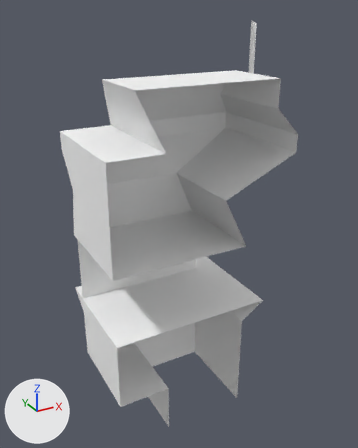
What one commit did to the FBX model GAME/Assets/ImportedAssets/Foreground/Single Models/B_1A.fbx.
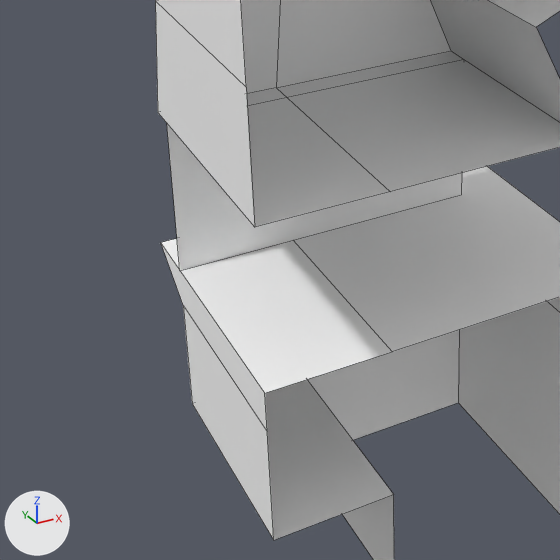
Each version is shown whole from a 50 mm lens placed at (-0.809, -1.589, 1.146), pointed at (0.108, 0.078, 0.312), then close up on the part from 3% to 66% of the width and 42% to 93% of the height. Lighting does not change. The marker at lower left points along +X, +Y and +Z. The close-ups show mesh edges as thin lines. Where no turn or scale is listed for an object, it has been applied to the vertices.

Objects in the first close-up: 'B_1A'.
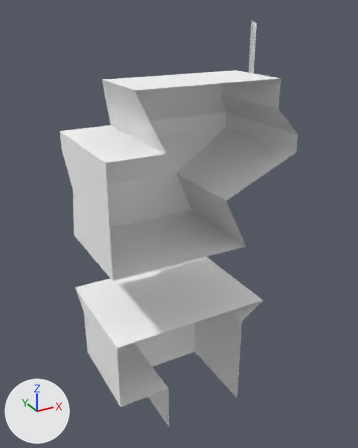
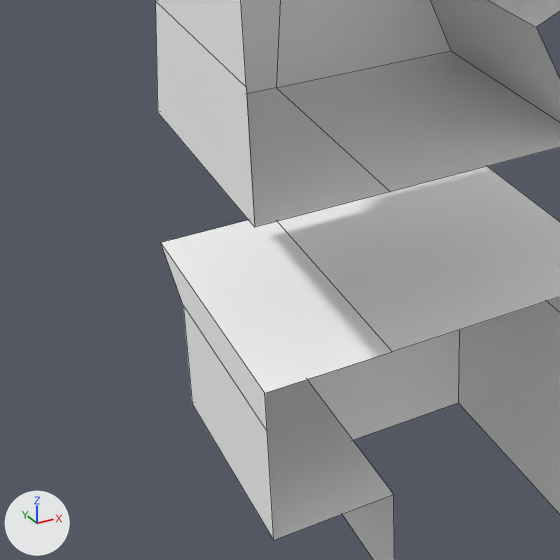
Patch to the scene script:
```diff
--- a/GAME/Assets/ImportedAssets/Foreground/Single Models/B_1A.fbx.py
+++ b/GAME/Assets/ImportedAssets/Foreground/Single Models/B_1A.fbx.py
@@ me_mesh @@
 me_mesh.from_pydata(...)  # 72 vertices, 47 faces; spans x -0.29..0.53, y -0.18..0.31, z -0.49..1.09
 # used by ob_b_1a; location = (0.0, 0.0, 0.0)
+# me_mesh part 1: the loose piece of 4 vertices spanning x -0.29..0.27, y 0.2, z 0.0..0.28 is deleted
 me_mesh.materials.append(mat_lambert2)
```

Boxes (x1, y1, x2, y2) around the edits, measured in the close-ups (560 x 560 px):
part 1 of me_mesh, deleted: before (167, 124, 462, 270)
